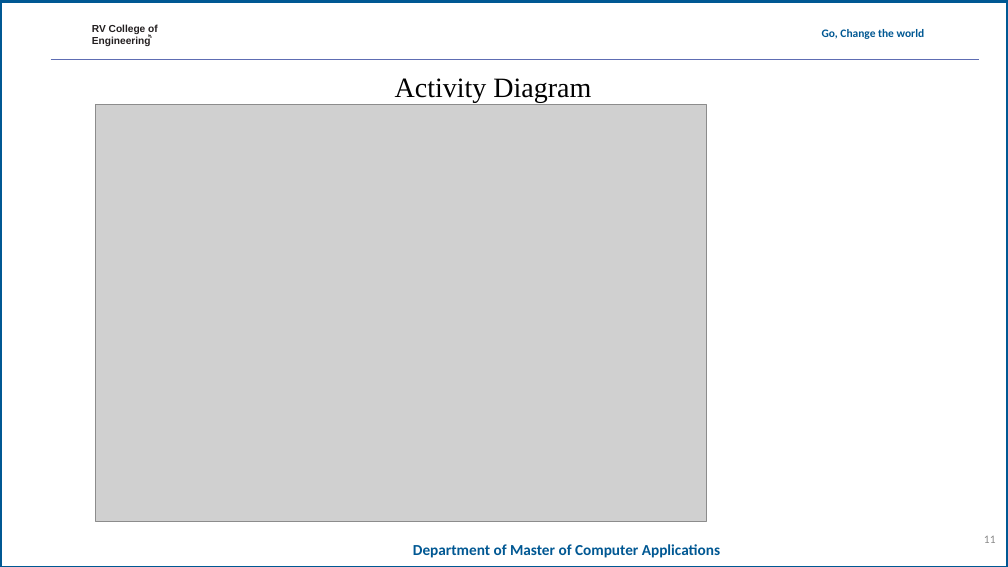
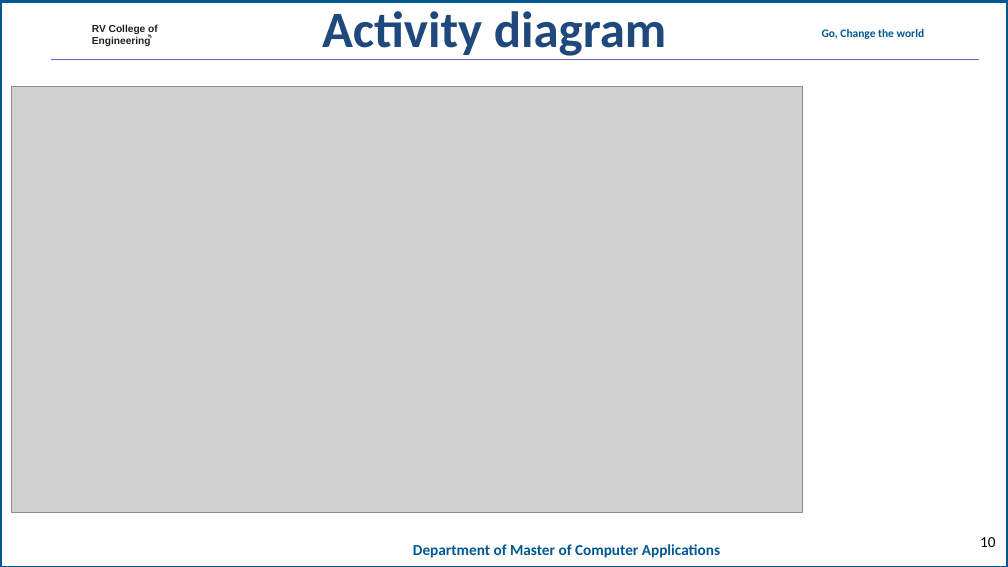
Before and after one commit to mohanrockz/Minor-Project, a slide deck: slide 10 of 20mca36-Minor Project_Phase 2_template11.ppt (slide 11 before the commit). Drawn at 1008x567 pixels with LibreOffice and Linux fonts; fonts in the diff are those of the drawing; grey boxes stand for pictures; background and template pictures are left out. Boxes give left, top, right and bottom in pixels: in the first picture for what was removed or moved away, otherwise in the second. Text is boxed around its words. In the diff, an @@ line names an element or a change of style, - is before the commit and + after.

```diff
--- a/20mca36-Minor Project_Phase 2_template11.ppt
+++ b/20mca36-Minor Project_Phase 2_template11.ppt
@@ text at (x1=322, y1=11, x2=667, y2=56): text changed; size 44 to 80 pt; font Times New Roman to Calibri; text colour #000000 to #1F497D; bold on @@
-Activity Diagram
+Activity diagram
@@ picture resized from (x1=95, y1=105, x2=706, y2=521) to (x1=11, y1=86, x2=802, y2=512) @@
@@ page number added at (x1=980, y1=537, x2=995, y2=547), 24 pt, text #000000 @@
+10
@@ page number removed at (x1=984, y1=536, x2=996, y2=543) @@
-11
```
Also in this commit, not shown: 2 other slides changed, 1 slide added, 3 slides removed.
